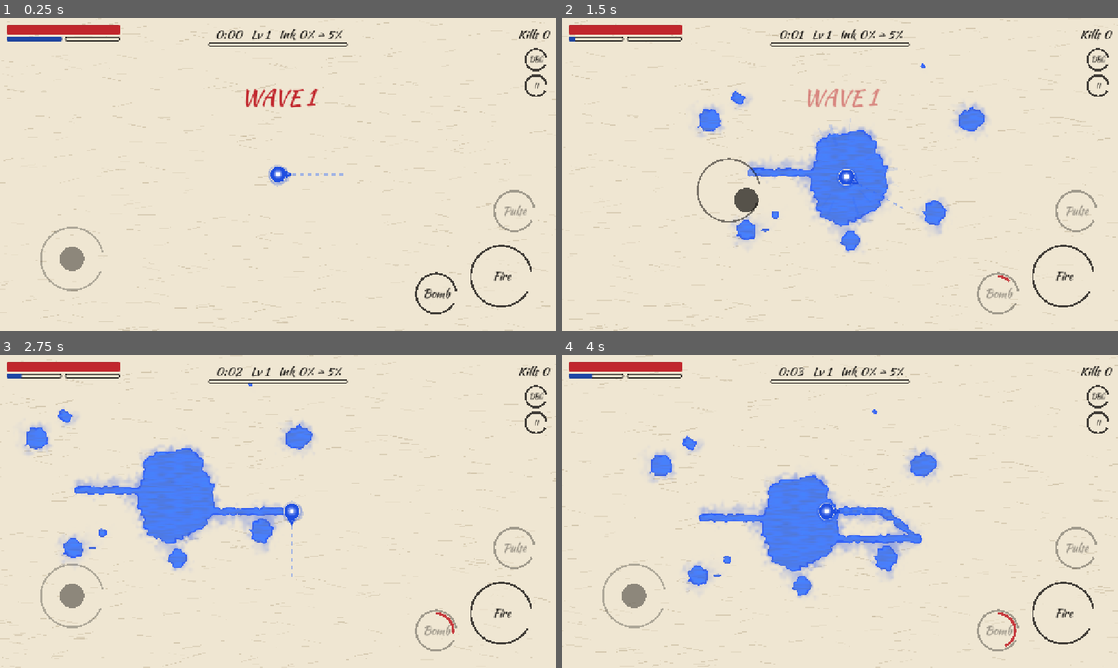
Above: before the commit, frames 1-4 (two rows, left to right).
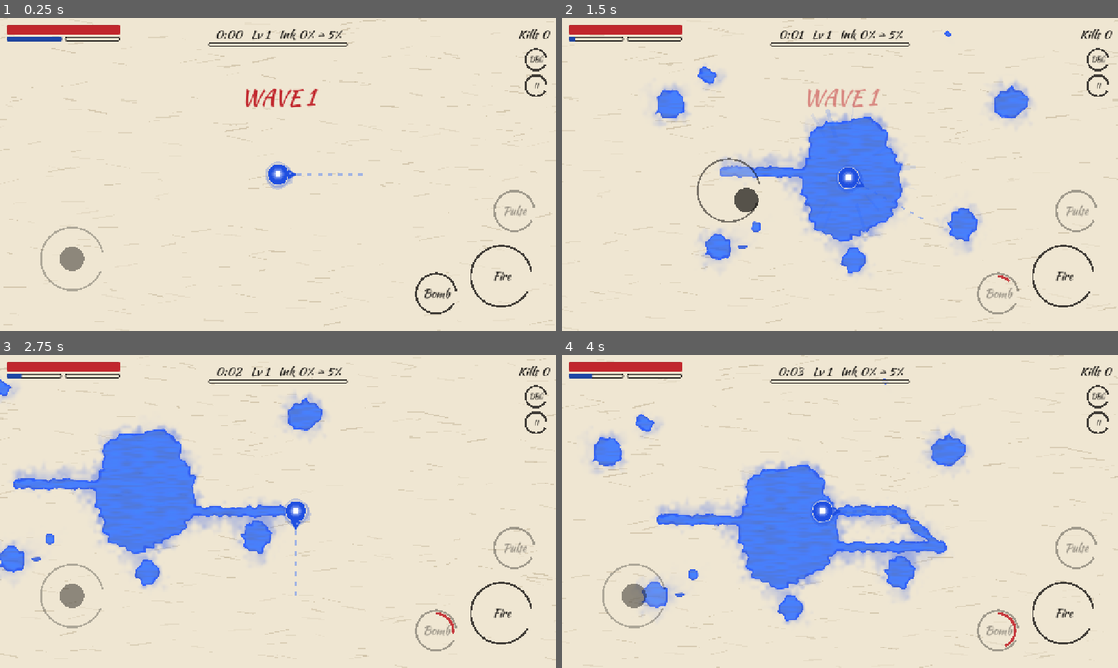
Above: after the commit, the same moments.

Repository: JobenR/Roguelite-Game
Game: Godot game, scene res://modes/survival.tscn
Two runs of this game, one before a commit and one after it. Both use one fixed random seed, a clock stepped at 60 frames per second and the inputs below.
Inputs (mouse positions are in pixels of both pictures, inside the frame that each line leads up to):
- Up to frame 1 (0.25 s): no input
- Up to frame 2 (1.5 s): tap Enter at 0.5 s; move the mouse to (962, 158) at 0.52 s; hold D (move_right) 0.53-1.25 s; hold E (secondary) 0.53-1.25 s; tap Q (pulse) at 0.6 s; click (962, 158) at 0.67 s; drag from (728, 190) to (812, 237) at 1.27 s
- Up to frame 3 (2.75 s): move the mouse to (333, 442) at 2.02 s; hold D (move_right) from 2.03 s (still down); hold E (secondary) from 2.03 s (still down); tap Down (aim_down) at 2.1 s
- Up to frame 4 (4 s): release D (move_right) at 2.75 s; release E (secondary) at 2.75 s; drag from (812, 574) to (673, 464) at 2.77 s; move the mouse to (1006, 558) at 3.52 s; hold A (move_left) from 3.53 s (still down); hold E (secondary) from 3.53 s (still down); tap Right (aim_right) at 3.6 s

The runs differ from the first frame. In frame 1, 2.1% of the frame differs, in the area x 0-100%, y 0-100%; in frame 2, 9.9%; in frame 3, 11%; in frame 4, 12%.

Commit message:
Mines planted by standing still, inks marble where they meet, end-of-run painting, phone camera zoom
Co-Authored-By: Claude Fable 5.2 <noreply@anthropic.com>
Claude-Session: https://claude.ai/code/session_018xN9S4Z9JfBLJbKbgLKxkq

Diff:
--- a/data/arsenal.json
+++ b/data/arsenal.json
@@ -38,7 +38,9 @@
   "trigger": 55,
   "max": 5,
   "slow": 0.45,
-  "slow_seconds": 3.5
+  "slow_seconds": 3.5,
+  "plant_seconds": 3.0,
+  "plant_seconds_per_level": 0.4
  },
  "whip": {
   "cooldown": 1.6,
--- a/data/modes.json
+++ b/data/modes.json
@@ -2,6 +2,8 @@
   "survival": {
     "arena_width": 3840,
     "arena_height": 2160,
-    "ink_cell_size": 8
+    "ink_cell_size": 8,
+    "camera_zoom": 1.0,
+    "camera_zoom_touch": 1.3
   }
 }
--- a/data/upgrades.json
+++ b/data/upgrades.json
@@ -543,7 +543,7 @@
   },
   "mines": {
    "name": "Ink Mines",
-   "desc": "You drop a mine every few seconds. It bursts when enemies step near and slows the survivors",
+   "desc": "Stand still for 3 seconds to plant a mine. It bursts when enemies step near and slows the survivors. Levels plant faster",
    "max_level": 5,
    "category": "weapon",
    "set": "arsenal",
--- a/entities/ground/ink.gdshader
+++ b/entities/ground/ink.gdshader
@@ -68,6 +68,12 @@
 	float halo = smoothstep(0.03, 0.75, soak + (wash - 0.5) * 0.12) * (1.0 - ink) * bleed_strength;
 	over(col, a, ink_color.rgb, halo);
 
+	// Where the two inks meet they marble together instead of meeting at an edge.
+	float meeting = smoothstep(0.05, 0.4, wide_smudge) * smoothstep(0.04, 0.5, soak) * (1.0 - ink);
+	float swirl = noise(cell * 0.7 + vec2(wash * 4.0, bristle * 3.0));
+	vec3 marble = mix(ink_color.rgb, vec3(0.16, 0.17, 0.24), smoothstep(0.3, 0.7, swirl));
+	over(col, a, marble, meeting * 0.6);
+
 	float shine = smoothstep(0.03, 0.42, wide_glow) * (1.0 - ink) * 0.5;
 	over(col, a, glow_color.rgb, shine);
 
--- a/modes/survival.gd
+++ b/modes/survival.gd
@@ -23,6 +23,7 @@
 @onready var gems: GemManager = $GemManager
 @onready var levelup: Control = $UI/LevelUpCards
 @onready var pause_menu: Control = $UI/PauseMenu
+@onready var run_summary: Control = $UI/RunSummary
 @onready var hud: Control = $UI/SafeArea/HUD
 @onready var debug_overlay: DebugOverlay = $UI/SafeArea/DebugOverlay
 
@@ -56,6 +57,12 @@
 	camera.limit_top = int(rect.position.y)
 	camera.limit_right = int(rect.end.x)
 	camera.limit_bottom = int(rect.end.y)
+	# Phones show the same view on a far smaller screen, so zoom in there to
+	# keep the brushwork and the enemies a readable size.
+	var touch := DisplayServer.is_touchscreen_available()
+	var zoom := float(mode.get("camera_zoom_touch" if touch else "camera_zoom", 1.0))
+	camera.zoom = Vector2(zoom, zoom)
 	camera.reset_smoothing()
+	run_summary.setup(ink)
 
 	GameState.start_run()
--- a/systems/arsenal.gd
+++ b/systems/arsenal.gd
@@ -26,6 +26,7 @@
 var _watermark_left: float = 1.0
 var _secondary: SecondarySystem
 var _wall_points: Array[Dictionary] = []
+var _mine_progress: float = 0.0
 
 
 func setup(player: Player, enemies: EnemyManager, bullets: BulletManager, ink: InkSystem, effects: Effects, hazards: Hazards, secondary: SecondarySystem) -> void:
@@ -111,10 +112,20 @@
 	if _due("chain_blot", level, delta):
 		_chain(level)
 
+	# Ink Mines: planted by standing still, so they cannot be scattered on the run.
 	level = _level("mines")
-	if _due("mines", level, delta):
-		_hazards.add_mine(pos, _damage("mines", level), _num("mines", "radius", 90.0), _num("mines", "trigger", 55.0), int(_num("mines", "max", 5.0)) + level,
-				_num("mines", "slow", 0.0), _num("mines", "slow_seconds", 0.0))
+	if level > 0:
+		var need := maxf(1.0, _num("mines", "plant_seconds", 3.0) - _num("mines", "plant_seconds_per_level", 0.4) * (level - 1))
+		if _player.moving:
+			_mine_progress = 0.0
+		else:
+			_mine_progress += delta / need
+			if _mine_progress >= 1.0:
+				_mine_progress = 0.0
+				_hazards.add_mine(pos, _damage("mines", level), _num("mines", "radius", 90.0), _num("mines", "trigger", 55.0), int(_num("mines", "max", 5.0)) + level,
+						_num("mines", "slow", 0.0), _num("mines", "slow_seconds", 0.0))
+				_effects.ring(pos, 46.0, Color(0.16, 0.40, 1.0, 0.9), 0.3)
+		queue_redraw()
 
 	level = _level("whip")
 	if _due("whip", level, delta):
@@ -461,6 +472,10 @@
 
 func _draw() -> void:
 	var spin := Time.get_ticks_msec() * 0.012
+	# Mine being planted: a ring around the player fills as you hold still.
+	if _mine_progress > 0.02 and _player != null:
+		draw_arc(_player.position, _player.radius + 22.0, 0.0, TAU, 40, Color(0.16, 0.40, 1.0, 0.25), 5.0)
+		draw_arc(_player.position, _player.radius + 22.0, -PI * 0.5, -PI * 0.5 + TAU * _mine_progress, 40, Color(0.16, 0.40, 1.0, 0.95), 5.0)
 	# The wet wall: bright while fresh, fading as it dries.
 	for i in range(1, _wall_points.size()):
 		var a: Dictionary = _wall_points[i - 1]
--- a/systems/ink_system.gd
+++ b/systems/ink_system.gd
@@ -45,6 +45,27 @@
 ## Share of the page covered by the player's ink, 0..1.
 func ownership() -> float:
 	return float(grid.ink_count) / float(grid.total_cells())
+
+
+## The whole page as a small framed picture, drawn with the same ink shader.
+## Shown on the end screen as the painting the run produced.
+func make_painting(width: float) -> Control:
+	var frame := PanelContainer.new()
+	var mount := StyleBoxFlat.new()
+	mount.bg_color = Color("#efe6d2")
+	mount.border_color = Color("#141210")
+	mount.set_border_width_all(5)
+	mount.set_content_margin_all(10)
+	frame.add_theme_stylebox_override("panel", mount)
+	var picture := TextureRect.new()
+	picture.texture = _texture
+	picture.material = _sprite.material
+	picture.expand_mode = TextureRect.EXPAND_IGNORE_SIZE
+	picture.stretch_mode = TextureRect.STRETCH_SCALE
+	picture.texture_filter = CanvasItem.TEXTURE_FILTER_LINEAR
+	picture.custom_minimum_size = Vector2(width, width * grid.rows / grid.cols)
+	frame.add_child(picture)
+	return frame
 
 
 func smudge_share() -> float:
--- a/ui/run_summary/run_summary.gd
+++ b/ui/run_summary/run_summary.gd
@@ -1,7 +1,11 @@
 extends Control
-## Shown when the run ends: time survived, level, kills, and a restart button.
+## Shown when the run ends. The page you fought over is framed as a painting,
+## titled by how much of it is yours, beside the run's numbers.
 
+var _ink: InkSystem
 var _stats: Label
+var _caption: Label
+var _picture_slot: VBoxContainer
 
 
 func _ready() -> void:
@@ -9,7 +13,7 @@
 	set_anchors_and_offsets_preset(Control.PRESET_FULL_RECT)
 
 	var dim := ColorRect.new()
-	dim.color = Color(0.05, 0.04, 0.03, 0.65)
+	dim.color = Color(0.05, 0.04, 0.03, 0.7)
 	add_child(dim)
 	dim.set_anchors_and_offsets_preset(Control.PRESET_FULL_RECT)
 
@@ -19,35 +23,77 @@
 	var sheet := PanelContainer.new()
 	sheet.add_theme_stylebox_override("panel", Sumi.paper())
 	center.add_child(sheet)
+	var columns := HBoxContainer.new()
+	columns.add_theme_constant_override("separation", 30)
+	sheet.add_child(columns)
+
+	# Left: the painting and its caption.
+	_picture_slot = VBoxContainer.new()
+	_picture_slot.add_theme_constant_override("separation", 8)
+	columns.add_child(_picture_slot)
+	_caption = Label.new()
+	_caption.horizontal_alignment = HORIZONTAL_ALIGNMENT_CENTER
+	Sumi.body(_caption, 17, Sumi.FADED)
+
+	# Right: heading, numbers, button.
 	var box := VBoxContainer.new()
-	box.add_theme_constant_override("separation", 16)
-	sheet.add_child(box)
-
+	box.alignment = BoxContainer.ALIGNMENT_CENTER
+	box.add_theme_constant_override("separation", 14)
+	columns.add_child(box)
 	var heading := Label.new()
 	heading.text = "The ink runs dry"
 	heading.horizontal_alignment = HORIZONTAL_ALIGNMENT_CENTER
-	Sumi.title(heading, 56, Sumi.SEAL)
+	Sumi.title(heading, 50, Sumi.SEAL)
 	box.add_child(heading)
-
 	_stats = Label.new()
 	_stats.horizontal_alignment = HORIZONTAL_ALIGNMENT_CENTER
-	Sumi.title(_stats, 30)
+	Sumi.title(_stats, 28)
 	box.add_child(_stats)
-
 	var restart := Button.new()
 	restart.text = "Begin again"
-	restart.custom_minimum_size = Vector2(280.0, 70.0)
+	restart.custom_minimum_size = Vector2(260.0, 66.0)
 	restart.size_flags_horizontal = Control.SIZE_SHRINK_CENTER
-	Sumi.ink_button(restart, 30)
+	Sumi.ink_button(restart, 28)
 	restart.pressed.connect(_restart)
 	box.add_child(restart)
 
 	Events.player_died.connect(_on_player_died)
 
 
+func setup(ink: InkSystem) -> void:
+	_ink = ink
+
+
 func _on_player_died() -> void:
+	var mine := 0
+	var theirs := 0
+	if _ink != null and _ink.grid != null:
+		mine = int(round(_ink.ownership() * 100.0))
+		theirs = int(round(_ink.smudge_share() * 100.0))
+		for child in _picture_slot.get_children():
+			_picture_slot.remove_child(child)
+			if child != _caption:
+				child.queue_free()
+		_picture_slot.add_child(_ink.make_painting(500.0))
+		_picture_slot.add_child(_caption)
+	_caption.text = "\"%s\"\nYour ink %d%%   Smudge %d%%   Bare paper %d%%" % [_title_for(mine, theirs), mine, theirs, maxi(0, 100 - mine - theirs)]
 	_stats.text = "Survived %s\nLevel %d\nKills %d" % [GameState.format_time(GameState.run_time), GameState.level, GameState.kills]
 	visible = true
+
+
+## A name for the painting, from how the page was shared.
+func _title_for(mine: int, theirs: int) -> String:
+	if mine + theirs < 6:
+		return "First marks"
+	if mine >= 60:
+		return "The page is mine"
+	if mine >= theirs * 2:
+		return "Blue ascendant"
+	if theirs >= mine * 2:
+		return "Lost in the grey"
+	if mine + theirs >= 70:
+		return "No paper left unspoken"
+	return "Blue against the grey"
 
 
 func _process(_delta: float) -> void:
Not shown, changed: CLAUDE.md
